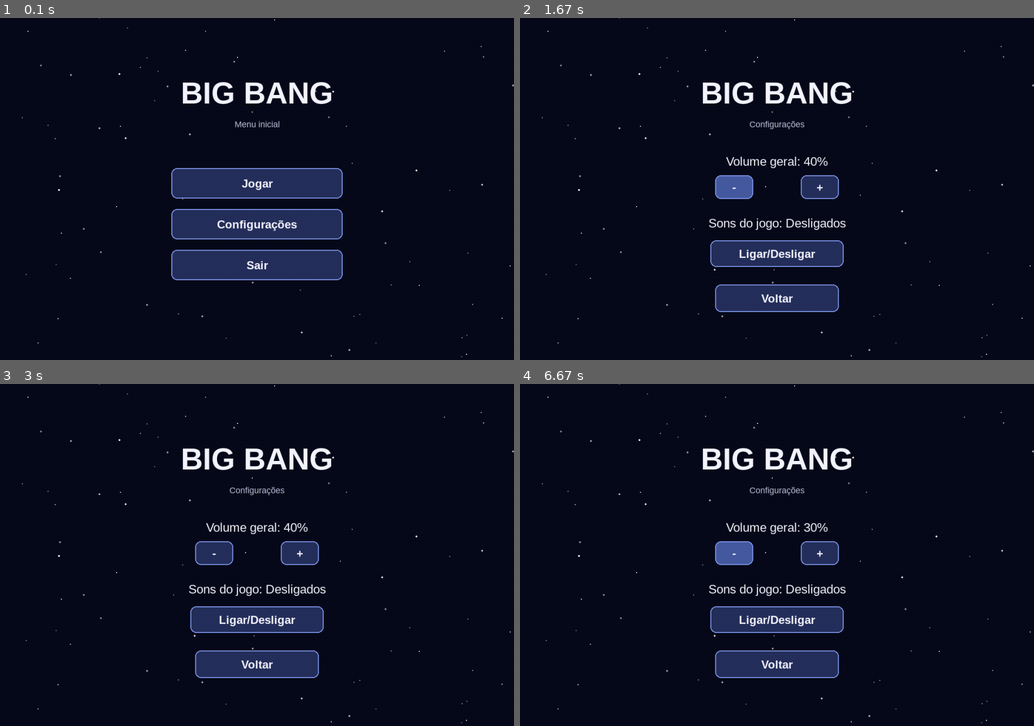
Above: before the commit, frames 1-4 (two rows, left to right).
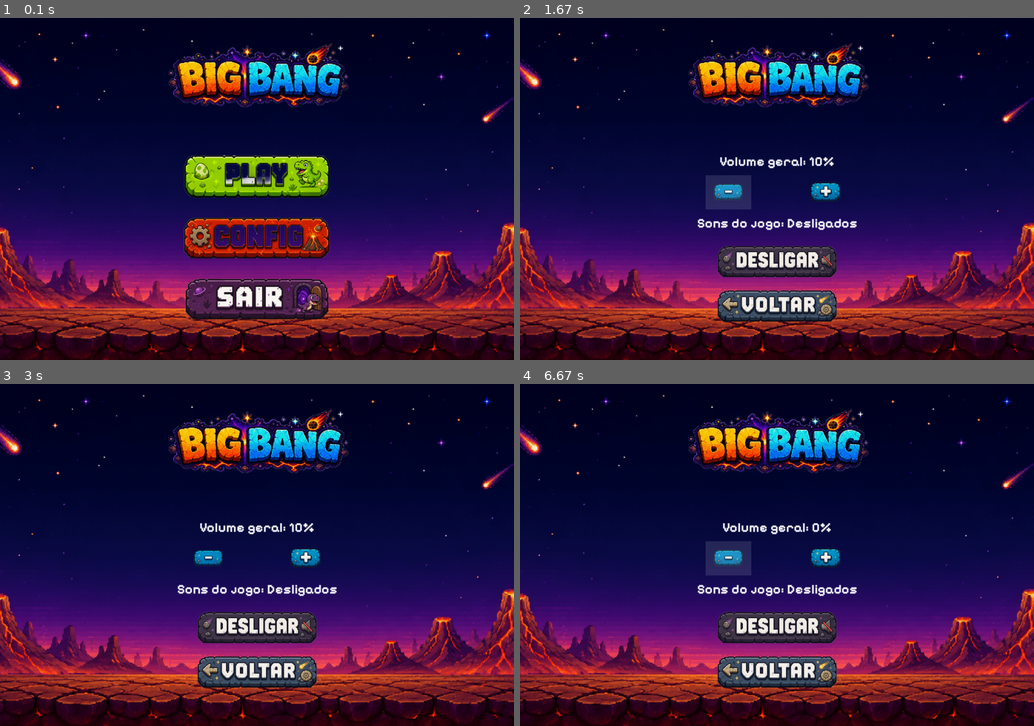
Above: after the commit, the same moments.

Repository: defreitassl/Trabalho_Pygame
Game: pygame game, started from main.py
The game is run twice, just before and just after one commit, with the same random seed, the same clock (stepped at 60 frames per second) and the same inputs.
Inputs (mouse positions are in pixels of both pictures, inside the frame that each line leads up to):
- Up to frame 1 (0.1 s): no input
- Up to frame 2 (1.67 s): click (777, 236) at 0.38 s; click (828, 264) at 0.72 s; click (617, 137) at 1.05 s; click (730, 192) at 1.38 s
- Up to frame 3 (3 s): click (262, 589) at 2.22 s; click (241, 496) at 2.55 s; click (257, 527) at 2.88 s, where only the run after the commit has a clickable "Volume geral: 10%"
- Up to frame 4 (6.67 s): click (910, 524) at 3.38 s; click (607, 589) at 3.72 s; click (956, 623) at 4.05 s; click (627, 490) at 4.38 s; click (797, 541) at 4.72 s; click (962, 633) at 5.05 s; click (663, 527) at 5.38 s; click (617, 681) at 5.72 s; click (694, 445) at 6.05 s; click (725, 541) at 6.38 s

The runs differ from the first frame. In frame 1, 71% of the frame differs, in the area x 0-100%, y 0-100%; in frame 2, 71%; in frame 3, 71%; in frame 4, 71%.

Commit message:
feat: Menu inicial pronto

Diff:
--- a/data/configuracoes.json
+++ b/data/configuracoes.json
@@ -1,4 +1,4 @@
 {
-    "volume": 50,
+    "volume": 20,
     "sons_ligados": true
 }
--- a/src/menu.py
+++ b/src/menu.py
@@ -8,6 +8,23 @@
 LARGURA_TELA = 1080
 ALTURA_TELA = 720
 CAMINHO_CONFIGURACOES = os.path.join("data", "configuracoes.json")
+CAMINHO_LOGO = os.path.join("assets", "imagens", "logo_bigbang.png")
+CAMINHO_BACKGROUND = os.path.join("assets", "imagens", "background_menu.png")
+CAMINHO_FONTE_PIXEL = os.path.join("assets", "fontes", "fonte_pixel.ttf")
+CAMINHO_BOTOES = {
+    "jogar": os.path.join("assets", "imagens", "buttons", "play_button.png"),
+    "configuracoes": os.path.join("assets", "imagens", "buttons", "config_button.png"),
+    "sair": os.path.join("assets", "imagens", "buttons", "exit_button.png"),
+    "singleplayer": os.path.join("assets", "imagens", "buttons", "singleplayer_button.png"),
+    "multiplayer": os.path.join("assets", "imagens", "buttons", "multiplayer_button.png"),
+    "voltar": os.path.join("assets", "imagens", "buttons", "back_button.png"),
+    "voltar_modo": os.path.join("assets", "imagens", "buttons", "back_button.png"),
+    "voltar_configuracoes": os.path.join("assets", "imagens", "buttons", "back_button.png"),
+    "diminuir_volume": os.path.join("assets", "imagens", "buttons", "minus_button.png"),
+    "aumentar_volume": os.path.join("assets", "imagens", "buttons", "plus_button.png"),
+    "alternar_sons_ligado": os.path.join("assets", "imagens", "buttons", "turn_on_button.png"),
+    "alternar_sons_desligado": os.path.join("assets", "imagens", "buttons", "turn_off_button.png"),
+}
 CONFIGURACOES_PADRAO = {
     "volume": 50,
     "sons_ligados": True,
@@ -35,9 +52,45 @@
     return retangulo_texto
 
 
-def desenhar_botao(tela, texto, retangulo, fonte, mouse_pos):
+def criar_fonte_pixel(tamanho):
+    """Cria uma fonte grossa com fallback pronto para uma fonte pixelada futura."""
+    if os.path.exists(CAMINHO_FONTE_PIXEL):
+        fonte = pygame.font.Font(CAMINHO_FONTE_PIXEL, tamanho)
+    else:
+        caminho_fonte = pygame.font.match_font("dejavusansmono", bold=True)
+        fonte = pygame.font.Font(caminho_fonte, tamanho) if caminho_fonte else pygame.font.SysFont(
+            "monospace",
+            tamanho,
+            bold=True,
+        )
+
+    fonte.set_bold(True)
+    return fonte
+
+
+def criar_fontes_menu():
+    """Centraliza as fontes usadas no menu."""
+    return {
+        "titulo": criar_fonte_pixel(64),
+        "titulo_medio": criar_fonte_pixel(42),
+        "texto": criar_fonte_pixel(28),
+        "botao": criar_fonte_pixel(24),
+        "texto_pequeno": criar_fonte_pixel(18),
+    }
+
+
+def desenhar_botao(tela, texto, retangulo, fonte, mouse_pos, imagem=None):
     """Desenha um botao e muda a cor quando o mouse passa por cima."""
     mouse_em_cima = retangulo.collidepoint(mouse_pos)
+
+    if imagem:
+        tela.blit(imagem, retangulo)
+        if mouse_em_cima:
+            destaque = pygame.Surface(retangulo.size, pygame.SRCALPHA)
+            destaque.fill((255, 255, 255, 30))
+            tela.blit(destaque, retangulo)
+        return
+
     cor = COR_BOTAO_HOVER if mouse_em_cima else COR_BOTAO
 
     pygame.draw.rect(tela, cor, retangulo, border_radius=12)
@@ -82,17 +135,68 @@
 
 
 def carregar_logo():
-    """Tenta carregar uma logo futura, mas o menu funciona sem ela."""
-    caminho_logo = os.path.join("assets", "logo.png")
-
-    if not os.path.exists(caminho_logo):
+    """Carrega a logo visual do jogo, mantendo proporcao."""
+    if not os.path.exists(CAMINHO_LOGO):
         return None
 
     try:
-        logo = pygame.image.load(caminho_logo).convert_alpha()
-        return pygame.transform.smoothscale(logo, (260, 100))
+        logo = pygame.image.load(CAMINHO_LOGO).convert_alpha()
+        largura_original, altura_original = logo.get_size()
+        largura_maxima = int(LARGURA_TELA * 0.55)
+        altura_maxima = int(ALTURA_TELA * 0.28)
+        escala = min(
+            largura_maxima / largura_original,
+            altura_maxima / altura_original,
+        )
+        tamanho_logo = (
+            int(largura_original * escala),
+            int(altura_original * escala),
+        )
+        return pygame.transform.smoothscale(logo, tamanho_logo)
     except pygame.error:
         return None
+
+
+def carregar_background_menu():
+    """Carrega o background do menu preenchendo a tela sem distorcer."""
+    if not os.path.exists(CAMINHO_BACKGROUND):
+        return None
+
+    try:
+        background = pygame.image.load(CAMINHO_BACKGROUND).convert()
+        largura_original, altura_original = background.get_size()
+        escala = max(
+            LARGURA_TELA / largura_original,
+            ALTURA_TELA / altura_original,
+        )
+        tamanho_background = (
+            int(largura_original * escala),
+            int(altura_original * escala),
+        )
+        return pygame.transform.smoothscale(background, tamanho_background)
+    except pygame.error:
+        return None
+
+
+def carregar_imagens_botoes(botoes):
+    """Carrega as imagens personalizadas dos botoes no tamanho dos retangulos."""
+    imagens = {}
+
+    for nome, caminho in CAMINHO_BOTOES.items():
+        nome_botao = nome
+        if nome.startswith("alternar_sons_"):
+            nome_botao = "alternar_sons"
+
+        if nome_botao not in botoes or not os.path.exists(caminho):
+            continue
+
+        try:
+            imagem = pygame.image.load(caminho).convert_alpha()
+            imagens[nome] = pygame.transform.smoothscale(imagem, botoes[nome_botao].size)
+        except pygame.error:
+            continue
+
+    return imagens
 
 
 def centro_tela():
@@ -102,21 +206,21 @@
 
 def criar_botao_centralizado(y, largura=None, altura=None):
     """Cria um botao centralizado horizontalmente."""
-    largura = largura or min(360, int(LARGURA_TELA * 0.42))
-    altura = altura or max(50, min(64, int(ALTURA_TELA * 0.09)))
+    altura = altura or max(84, min(108, int(ALTURA_TELA * 0.15)))
+    largura = largura or int(altura * 3)
     x = (LARGURA_TELA - largura) // 2
     return pygame.Rect(x, y, largura, altura)
 
 
 def criar_layout_menu():
     """Calcula posicoes proporcionais ao tamanho atual da tela."""
-    altura_botao = max(50, min(64, int(ALTURA_TELA * 0.09)))
-    espaco_botoes = int(altura_botao * 1.35)
-    primeiro_botao_y = int(ALTURA_TELA * 0.44)
+    altura_botao = max(84, min(108, int(ALTURA_TELA * 0.15)))
+    espaco_botoes = int(altura_botao * 1.2)
+    primeiro_botao_y = int(ALTURA_TELA * 0.39)
 
     return {
-        "titulo_y": int(ALTURA_TELA * 0.22),
-        "subtitulo_y": int(ALTURA_TELA * 0.31),
+        "titulo_y": int(ALTURA_TELA * 0.17),
+        "subtitulo_y": int(ALTURA_TELA * 0.34),
         "primeiro_botao_y": primeiro_botao_y,
         "segundo_botao_y": primeiro_botao_y + espaco_botoes,
         "terceiro_botao_y": primeiro_botao_y + espaco_botoes * 2,
@@ -152,13 +256,32 @@
         pygame.draw.circle(tela, (brilho, brilho, brilho), (x, y), raio)
 
 
-def desenhar_tela_configuracoes(tela, fontes, configuracoes, botoes, estrelas):
+def desenhar_background_menu(tela, background, estrelas):
+    """Desenha o background visual do menu ou o fallback de estrelas."""
+    if not background:
+        desenhar_fundo_espacial(tela, estrelas)
+        return
+
+    x = (LARGURA_TELA - background.get_width()) // 2
+    y = (ALTURA_TELA - background.get_height()) // 2
+    tela.blit(background, (x, y))
+
+
+def desenhar_tela_configuracoes(
+    tela,
+    fontes,
+    configuracoes,
+    botoes,
+    estrelas,
+    background,
+    imagens_botoes=None,
+):
     """Desenha a tela de configuracoes."""
     mouse_pos = pygame.mouse.get_pos()
     centro_x, _ = centro_tela()
     layout = criar_layout_menu()
 
-    desenhar_fundo_espacial(tela, estrelas)
+    desenhar_background_menu(tela, background, estrelas)
     desenhar_texto(
         tela,
         "CONFIGURAÇÕES",
@@ -184,32 +307,64 @@
         layout["sons_texto_y"],
     )
 
-    desenhar_botao(tela, "-", botoes["diminuir_volume"], fontes["botao"], mouse_pos)
-    desenhar_botao(tela, "+", botoes["aumentar_volume"], fontes["botao"], mouse_pos)
-    desenhar_botao(tela, "Ligar/Desligar", botoes["alternar_sons"], fontes["botao"], mouse_pos)
-    desenhar_botao(tela, "Voltar", botoes["voltar"], fontes["botao"], mouse_pos)
+    imagem_alternar_sons = (
+        imagens_botoes.get("alternar_sons_ligado")
+        if configuracoes["sons_ligados"]
+        else imagens_botoes.get("alternar_sons_desligado")
+    ) if imagens_botoes else None
+
+    desenhar_botao(
+        tela,
+        "-",
+        botoes["diminuir_volume"],
+        fontes["botao"],
+        mouse_pos,
+        imagens_botoes.get("diminuir_volume") if imagens_botoes else None,
+    )
+    desenhar_botao(
+        tela,
+        "+",
+        botoes["aumentar_volume"],
+        fontes["botao"],
+        mouse_pos,
+        imagens_botoes.get("aumentar_volume") if imagens_botoes else None,
+    )
+    desenhar_botao(
+        tela,
+        "Ligar/Desligar",
+        botoes["alternar_sons"],
+        fontes["botao"],
+        mouse_pos,
+        imagem_alternar_sons,
+    )
+    desenhar_botao(
+        tela,
+        "Voltar",
+        botoes["voltar"],
+        fontes["botao"],
+        mouse_pos,
+        imagens_botoes.get("voltar") if imagens_botoes else None,
+    )
 
 
 def mostrar_configuracoes(tela):
     """Executa a tela de configuracoes e volta para o menu quando solicitado."""
     relogio = pygame.time.Clock()
     estrelas = criar_estrelas()
+    background = carregar_background_menu()
     configuracoes = carregar_configuracoes()
     aplicar_volume(configuracoes)
 
-    fontes = {
-        "titulo_medio": pygame.font.SysFont("arial", 42, bold=True),
-        "texto": pygame.font.SysFont("arial", 26),
-        "botao": pygame.font.SysFont("arial", 24, bold=True),
-    }
+    fontes = criar_fontes_menu()
     centro_x, _ = centro_tela()
     layout = criar_layout_menu()
     botoes = {
-        "diminuir_volume": pygame.Rect(centro_x - 130, layout["volume_botoes_y"], 80, 50),
-        "aumentar_volume": pygame.Rect(centro_x + 50, layout["volume_botoes_y"], 80, 50),
-        "alternar_sons": criar_botao_centralizado(layout["alternar_sons_y"], 280, 56),
-        "voltar": criar_botao_centralizado(layout["voltar_configuracoes_y"], 260, 58),
+        "diminuir_volume": pygame.Rect(centro_x - 150, layout["volume_botoes_y"], 96, 72),
+        "aumentar_volume": pygame.Rect(centro_x + 54, layout["volume_botoes_y"], 96, 72),
+        "alternar_sons": criar_botao_centralizado(layout["alternar_sons_y"], 270, 90),
+        "voltar": criar_botao_centralizado(layout["voltar_configuracoes_y"], 270, 90),
     }
+    imagens_botoes = carregar_imagens_botoes(botoes)
 
     while True:
         for evento in pygame.event.get():
@@ -235,7 +390,15 @@
                 salvar_configuracoes(configuracoes)
                 return "voltar"
 
-        desenhar_tela_configuracoes(tela, fontes, configuracoes, botoes, estrelas)
+        desenhar_tela_configuracoes(
+            tela,
+            fontes,
+            configuracoes,
+            botoes,
+            estrelas,
+            background,
+            imagens_botoes,
+        )
         pygame.display.flip()
         relogio.tick(60)
 
@@ -244,19 +407,14 @@
     """Mostra o menu inicial e retorna a opcao escolhida pelo jogador."""
     relogio = pygame.time.Clock()
     estrelas = criar_estrelas()
+    background = carregar_background_menu()
     logo = carregar_logo()
     configuracoes = carregar_configuracoes()
     aplicar_volume(configuracoes)
     secao_atual = "principal"
     layout = criar_layout_menu()
 
-    fontes = {
-        "titulo": pygame.font.SysFont("arial", 64, bold=True),
-        "titulo_medio": pygame.font.SysFont("arial", 42, bold=True),
-        "texto": pygame.font.SysFont("arial", 26),
-        "botao": pygame.font.SysFont("arial", 24, bold=True),
-        "texto_pequeno": pygame.font.SysFont("arial", 18),
-    }
+    fontes = criar_fontes_menu()
     botoes = {
         "jogar": criar_botao_centralizado(layout["primeiro_botao_y"]),
         "configuracoes": criar_botao_centralizado(layout["segundo_botao_y"]),
@@ -265,22 +423,23 @@
         "multiplayer": criar_botao_centralizado(layout["segundo_botao_y"]),
         "voltar_modo": criar_botao_centralizado(layout["terceiro_botao_y"]),
         "diminuir_volume": pygame.Rect(
-            (LARGURA_TELA // 2) - 130,
+            (LARGURA_TELA // 2) - 150,
             layout["volume_botoes_y"],
-            80,
-            50,
+            96,
+            72,
         ),
         "aumentar_volume": pygame.Rect(
-            (LARGURA_TELA // 2) + 50,
+            (LARGURA_TELA // 2) + 54,
             layout["volume_botoes_y"],
-            80,
-            50,
+            96,
+            72,
         ),
-        "alternar_sons": criar_botao_centralizado(layout["alternar_sons_y"], 280, 56),
+        "alternar_sons": criar_botao_centralizado(layout["alternar_sons_y"], 270, 90),
         "voltar_configuracoes": criar_botao_centralizado(
-            layout["voltar_configuracoes_y"], 260, 58
+            layout["voltar_configuracoes_y"], 270, 90
         ),
     }
+    imagens_botoes = carregar_imagens_botoes(botoes)
 
     while True:
         mouse_pos = pygame.mouse.get_pos()
@@ -332,7 +491,7 @@
                     salvar_configuracoes(configuracoes)
                     secao_atual = "principal"
 
-        desenhar_fundo_espacial(tela, estrelas)
+        desenhar_background_menu(tela, background, estrelas)
 
         if logo:
             retangulo_logo = logo.get_rect(center=(LARGURA_TELA // 2, layout["titulo_y"]))
@@ -348,42 +507,58 @@
             )
 
         if secao_atual == "principal":
-            desenhar_texto(
-                tela,
-                "Menu inicial",
-                fontes["texto_pequeno"],
-                COR_TEXTO_SECUNDARIO,
-                LARGURA_TELA // 2,
-                layout["subtitulo_y"],
-            )
-
-            desenhar_botao(tela, "Jogar", botoes["jogar"], fontes["botao"], mouse_pos)
-            desenhar_botao(tela, "Configurações", botoes["configuracoes"], fontes["botao"], mouse_pos)
-            desenhar_botao(tela, "Sair", botoes["sair"], fontes["botao"], mouse_pos)
+            desenhar_botao(
+                tela,
+                "Jogar",
+                botoes["jogar"],
+                fontes["botao"],
+                mouse_pos,
+                imagens_botoes.get("jogar"),
+            )
+            desenhar_botao(
+                tela,
+                "Configurações",
+                botoes["configuracoes"],
+                fontes["botao"],
+                mouse_pos,
+                imagens_botoes.get("configuracoes"),
+            )
+            desenhar_botao(
+                tela,
+                "Sair",
+                botoes["sair"],
+                fontes["botao"],
+                mouse_pos,
+                imagens_botoes.get("sair"),
+            )
 
         elif secao_atual == "modo_jogo":
-            desenhar_texto(
-                tela,
-                "Escolha o modo de jogo",
-                fontes["texto_pequeno"],
-                COR_TEXTO_SECUNDARIO,
-                LARGURA_TELA // 2,
-                layout["subtitulo_y"],
-            )
-
-            desenhar_botao(tela, "SinglePlayer", botoes["singleplayer"], fontes["botao"], mouse_pos)
-            desenhar_botao(tela, "MultiPlayer", botoes["multiplayer"], fontes["botao"], mouse_pos)
-            desenhar_botao(tela, "Voltar", botoes["voltar_modo"], fontes["botao"], mouse_pos)
+            desenhar_botao(
+                tela,
+                "SinglePlayer",
+                botoes["singleplayer"],
+                fontes["botao"],
+                mouse_pos,
+                imagens_botoes.get("singleplayer"),
+            )
+            desenhar_botao(
+                tela,
+                "MultiPlayer",
+                botoes["multiplayer"],
+                fontes["botao"],
+                mouse_pos,
+                imagens_botoes.get("multiplayer"),
+            )
+            desenhar_botao(
+                tela,
+                "Voltar",
+                botoes["voltar_modo"],
+                fontes["botao"],
+                mouse_pos,
+                imagens_botoes.get("voltar_modo"),
+            )
 
         elif secao_atual == "configuracoes":
-            desenhar_texto(
-                tela,
-                "Configurações",
-                fontes["texto_pequeno"],
-                COR_TEXTO_SECUNDARIO,
-                LARGURA_TELA // 2,
-                layout["subtitulo_y"],
-            )
             desenhar_texto(
                 tela,
                 f"Volume geral: {configuracoes['volume']}%",
@@ -400,10 +575,43 @@
                 LARGURA_TELA // 2,
                 layout["sons_texto_y"],
             )
-            desenhar_botao(tela, "-", botoes["diminuir_volume"], fontes["botao"], mouse_pos)
-            desenhar_botao(tela, "+", botoes["aumentar_volume"], fontes["botao"], mouse_pos)
-            desenhar_botao(tela, "Ligar/Desligar", botoes["alternar_sons"], fontes["botao"], mouse_pos)
-            desenhar_botao(tela, "Voltar", botoes["voltar_configuracoes"], fontes["botao"], mouse_pos)
+            imagem_alternar_sons = (
+                imagens_botoes.get("alternar_sons_ligado")
+                if configuracoes["sons_ligados"]
+                else imagens_botoes.get("alternar_sons_desligado")
+            )
+            desenhar_botao(
+                tela,
+                "-",
+                botoes["diminuir_volume"],
+                fontes["botao"],
+                mouse_pos,
+                imagens_botoes.get("diminuir_volume"),
+            )
+            desenhar_botao(
+                tela,
+                "+",
+                botoes["aumentar_volume"],
+                fontes["botao"],
+                mouse_pos,
+                imagens_botoes.get("aumentar_volume"),
+            )
+            desenhar_botao(
+                tela,
+                "Ligar/Desligar",
+                botoes["alternar_sons"],
+                fontes["botao"],
+                mouse_pos,
+                imagem_alternar_sons,
+            )
+            desenhar_botao(
+                tela,
+                "Voltar",
+                botoes["voltar_configuracoes"],
+                fontes["botao"],
+                mouse_pos,
+                imagens_botoes.get("voltar_configuracoes"),
+            )
 
         pygame.display.flip()
         relogio.tick(60)
Binary file added: assets/fontes/fonte_pixel.ttf
Binary file added: assets/imagens/background_menu.png
Binary file added: assets/imagens/buttons/back_button.png
Binary file added: assets/imagens/buttons/config_button.png
Binary file added: assets/imagens/buttons/exit_button.png
Binary file added: assets/imagens/buttons/minus_button.png
Binary file added: assets/imagens/buttons/multiplayer_button.png
Binary file added: assets/imagens/buttons/play_button.png
Binary file added: assets/imagens/buttons/plus_button.png
Binary file added: assets/imagens/buttons/singleplayer_button.png
Binary file added: assets/imagens/buttons/turn_off_button.png
Binary file added: assets/imagens/buttons/turn_on_button.png
(and 1 more such lines)
